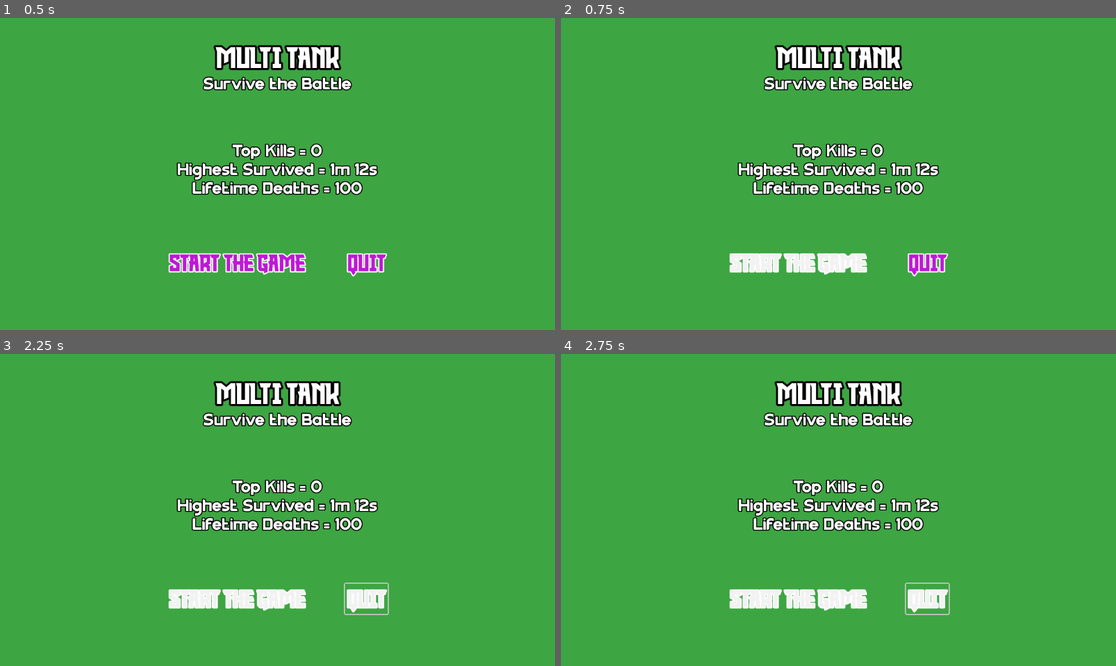
Above: before the commit, frames 1-4 (two rows, left to right).
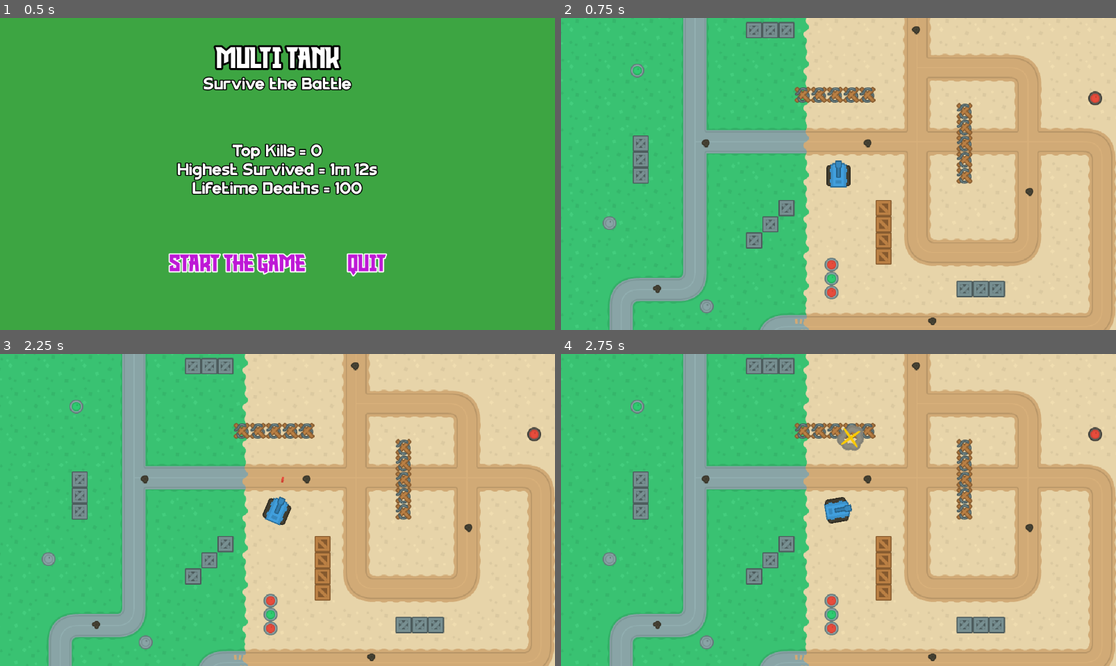
Above: after the commit, the same moments.

Repository: ki8yk8/game-dev-resolution
Game: Godot game, scene res://Scenes/main_menu.tscn
Same seed, same stepped clock (60 frames per second), same inputs: the game is played once before the commit and once after it.
Inputs (mouse positions are in pixels of both pictures, inside the frame that each line leads up to):
- Up to frame 1 (0.5 s): no input
- Up to frame 2 (0.75 s): click "Start The GAME" at 0.5 s
- Up to frame 3 (2.25 s): click (238, 597) at 1.25 s, where only the run before the commit has a clickable "Start The GAME"; tap Enter at 2 s; hold Right (right) from 2.03 s (still down); tap Space (shoot) at 2.1 s
- Up to frame 4 (2.75 s): keep holding Right (right)

Frame 1 is identical in both runs. In frame 2, 100% of the frame differs, in the area x 0-100%, y 0-100%; in frame 3, 100%; in frame 4, 100%.

Commit message:
adds script to handle the button actions

Diff:
--- a/Scenes/main_menu.tscn
+++ b/Scenes/main_menu.tscn
@@ -1,5 +1,6 @@
 [gd_scene format=3 uid="uid://mennb783118i"]
 
+[ext_resource type="Script" uid="uid://bgmcv17gba3d5" path="res://Scripts/main_menu.gd" id="1_1ehe0"]
 [ext_resource type="FontFile" uid="uid://1rtaa8c2t3r6" path="res://assets/fonts/KnightWarrior-w16n8.otf" id="1_28flt"]
 [ext_resource type="FontFile" uid="uid://2nlnpd3ik203" path="res://assets/fonts/OrizonRegular-6RJG6.otf" id="2_48xlc"]
 
@@ -13,6 +14,7 @@
 anchor_bottom = 1.0
 grow_horizontal = 2
 grow_vertical = 2
+script = ExtResource("1_1ehe0")
 
 [node name="Panel" type="Panel" parent="." unique_id=501438407]
 layout_mode = 1
@@ -96,12 +98,13 @@
 theme_override_constants/separation = 80
 alignment = 1
 
-[node name="Button" type="Button" parent="MarginContainer/VBoxContainer/HBoxContainer2" unique_id=378359408]
+[node name="StartTheGame" type="Button" parent="MarginContainer/VBoxContainer/HBoxContainer2" unique_id=378359408]
 layout_mode = 2
 size_flags_horizontal = 4
 accessibility_name = "Play"
 accessibility_description = "Start the new game"
 theme_override_colors/font_color = Color(0.74509805, 0.09411765, 0.8392157, 1)
+theme_override_colors/font_hover_color = Color(0.4318534, 0.053900007, 0.49, 1)
 theme_override_colors/font_outline_color = Color(1, 1, 1, 1)
 theme_override_constants/outline_size = 10
 theme_override_fonts/font = ExtResource("1_28flt")
@@ -110,12 +113,13 @@
 text = "Start The GAME"
 flat = true
 
-[node name="Button2" type="Button" parent="MarginContainer/VBoxContainer/HBoxContainer2" unique_id=1886842833]
+[node name="Quit" type="Button" parent="MarginContainer/VBoxContainer/HBoxContainer2" unique_id=1886842833]
 layout_mode = 2
 size_flags_horizontal = 4
 accessibility_name = "Play"
 accessibility_description = "Start the new game"
 theme_override_colors/font_color = Color(0.74509805, 0.09411765, 0.8392157, 1)
+theme_override_colors/font_hover_color = Color(0.43137255, 0.05490196, 0.49019608, 1)
 theme_override_colors/font_outline_color = Color(1, 1, 1, 1)
 theme_override_constants/outline_size = 10
 theme_override_fonts/font = ExtResource("1_28flt")
@@ -123,3 +127,6 @@
 action_mode = 0
 text = "Quit"
 flat = true
+
+[connection signal="pressed" from="MarginContainer/VBoxContainer/HBoxContainer2/StartTheGame" to="." method="_on_start_the_game_pressed"]
+[connection signal="pressed" from="MarginContainer/VBoxContainer/HBoxContainer2/Quit" to="." method="_on_quit_pressed"]
--- /dev/null
+++ b/Scripts/main_menu.gd
@@ -0,0 +1,7 @@
+extends Control
+
+func _on_start_the_game_pressed() -> void:
+	get_tree().change_scene_to_file("res://Scenes/game_play.tscn")
+
+func _on_quit_pressed() -> void:
+	get_tree().quit()
Not shown, added: Scripts/main_menu.gd.uid
